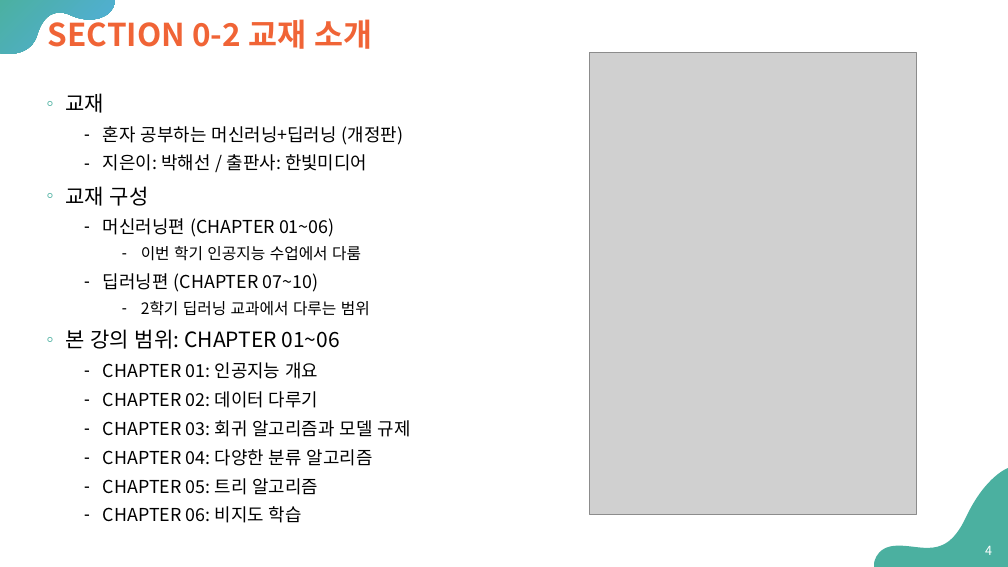
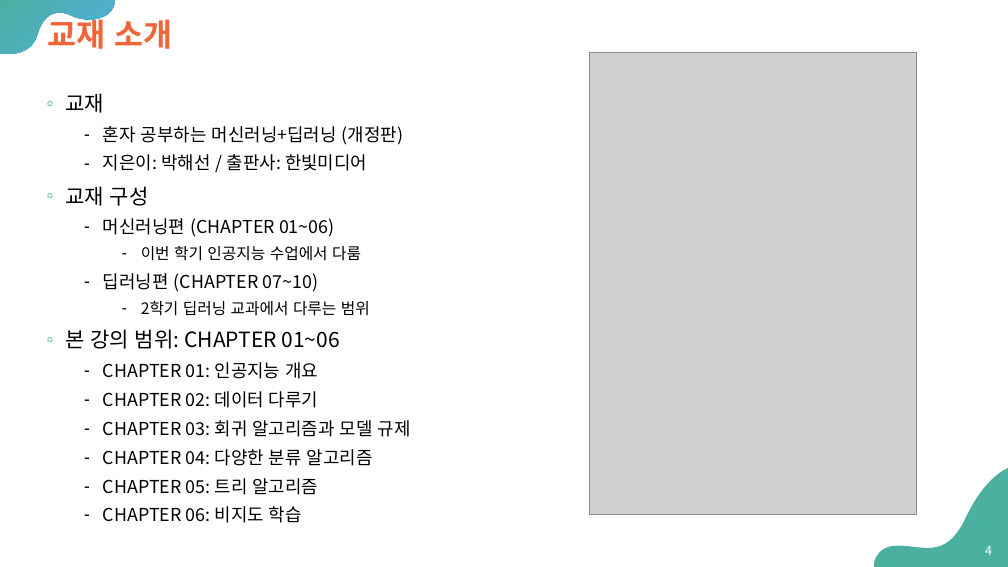
Before and after one commit to Sangdon-Park/Sangdon-Park.github.io, a slide deck: slide 4 of data/인공지능/00 - preview.pptx. Drawn at 1008x567 pixels with LibreOffice and Linux fonts; fonts in the diff are those of the drawing; grey boxes stand for pictures. Boxes give left, top, right and bottom in pixels: in the first picture for what was removed or moved away, otherwise in the second. Text is boxed around its words. In the diff, an @@ line names an element or a change of style, - is before the commit and + after.

```diff
--- a/data/인공지능/00 - preview.pptx
+++ b/data/인공지능/00 - preview.pptx
@@ title at (48, 14, 173, 49): text changed @@
-SECTION 0-2 교재 소개
+교재 소개
```
Also in this commit, not shown: 5 other slides changed, 2 other files.
